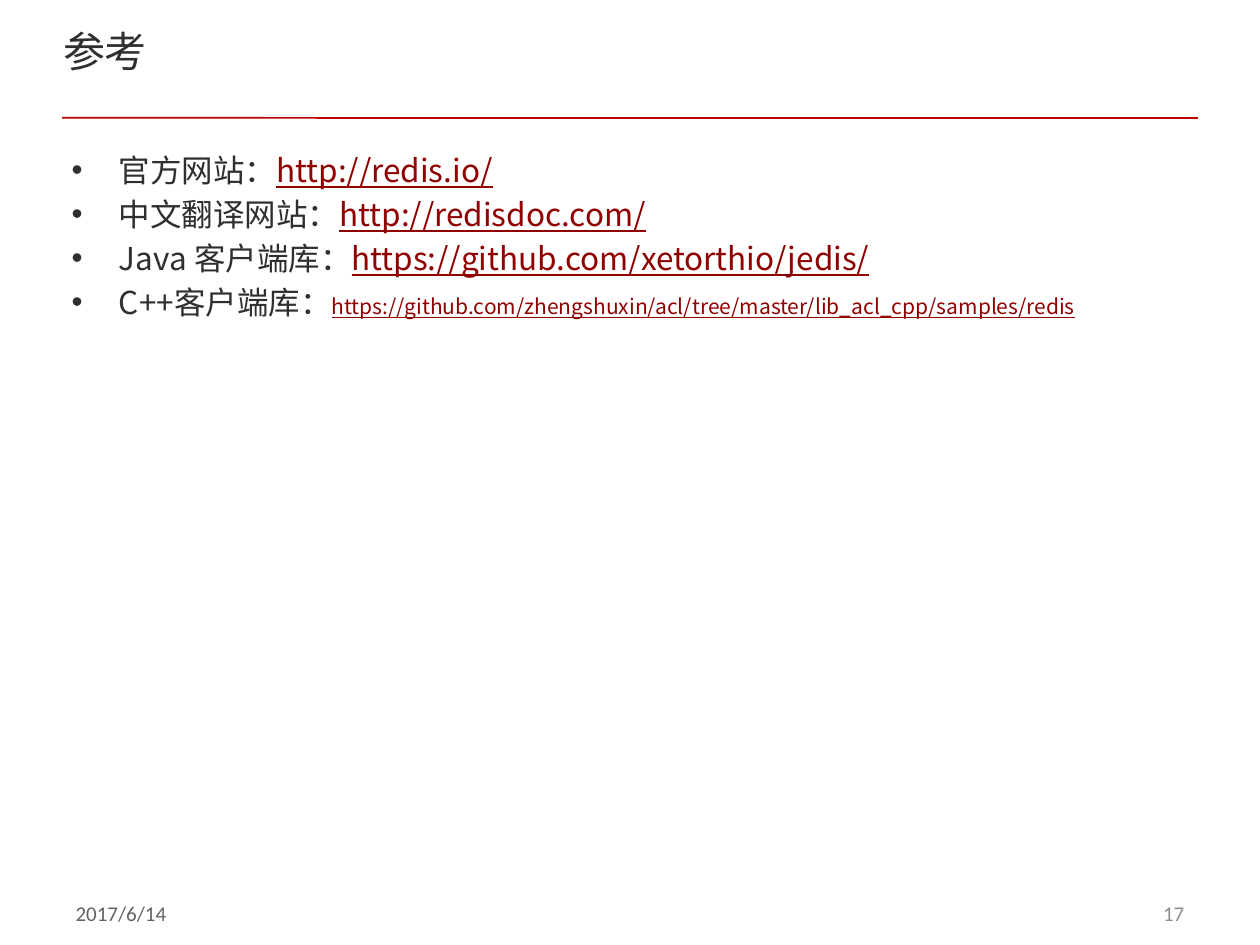
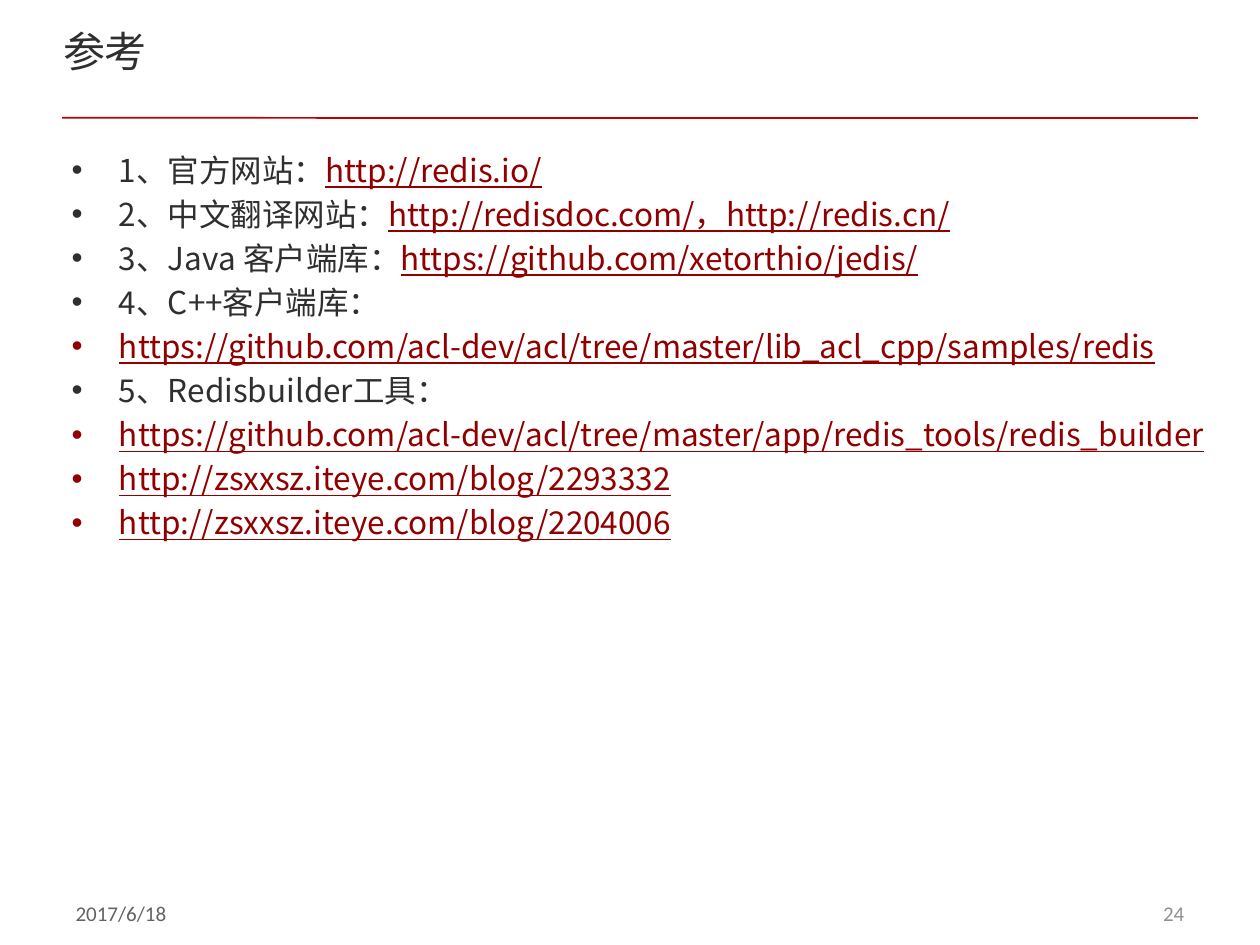
Before and after one commit to acl-dev/acl, a slide deck: slide 24 of doc/redis_cluster.pptx (slide 17 before the commit). Drawn at 1260x945 pixels with LibreOffice and Linux fonts; fonts in the diff are those of the drawing; background and template pictures are left out. Boxes give left, top, right and bottom in pixels: in the first picture for what was removed or moved away, otherwise in the second. Text is boxed around its words. In the diff, an @@ line names an element or a change of style, - is before the commit and + after.

Commit message:
modify redis_cluster doc

```diff
--- a/doc/redis_cluster.pptx
+++ b/doc/redis_cluster.pptx
@@ text at box(119, 155, 1204, 542): text changed @@
-• 官方网站：http://redis.io/
-• 中文翻译网站：http://redisdoc.com/
-• Java 客户端库：https://github.com/xetorthio/jedis/
-• C++客户端库：https://github.com/zhengshuxin/acl/tree/master/lib_acl_cpp/samples/redis
+• 1、官方网站：http://redis.io/
+• 2、中文翻译网站：http://redisdoc.com/，http://redis.cn/
+• 3、Java 客户端库：https://github.com/xetorthio/jedis/
+• 4、C++客户端库：
+• https://github.com/acl-dev/acl/tree/master/lib_acl_cpp/samples/redis
+• 5、Redisbuilder工具：
+• https://github.com/acl-dev/acl/tree/master/app/redis_tools/redis_builder
+• http://zsxxsz.iteye.com/blog/2293332
+• http://zsxxsz.iteye.com/blog/2204006
@@ text at box(76, 906, 167, 922): text changed @@
-2017/6/14
+2017/6/18
@@ page number at box(1163, 907, 1184, 921): text changed @@
-17
+24
```
Also in this commit, not shown: 16 other slides changed, 7 slides added, 1 slide removed.
